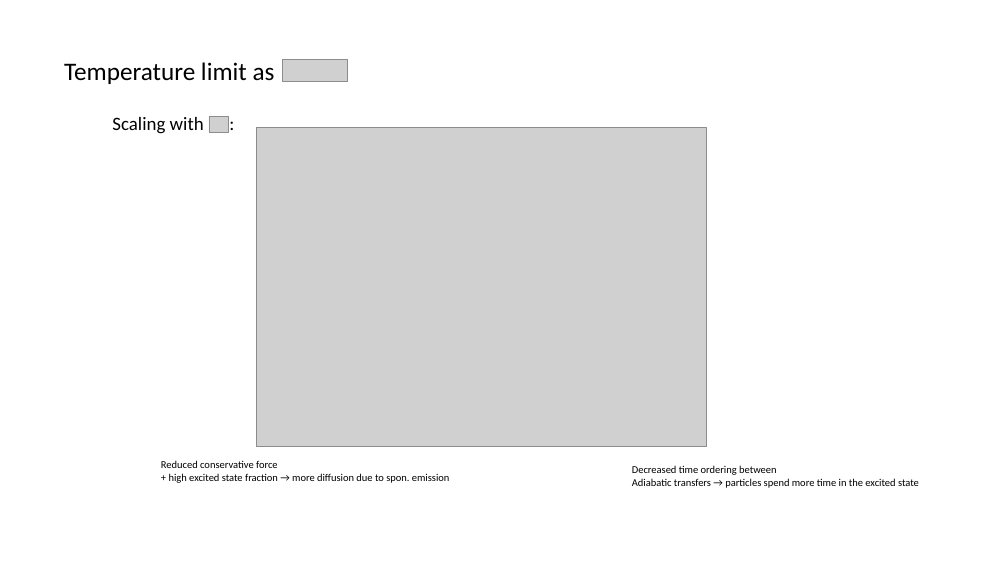
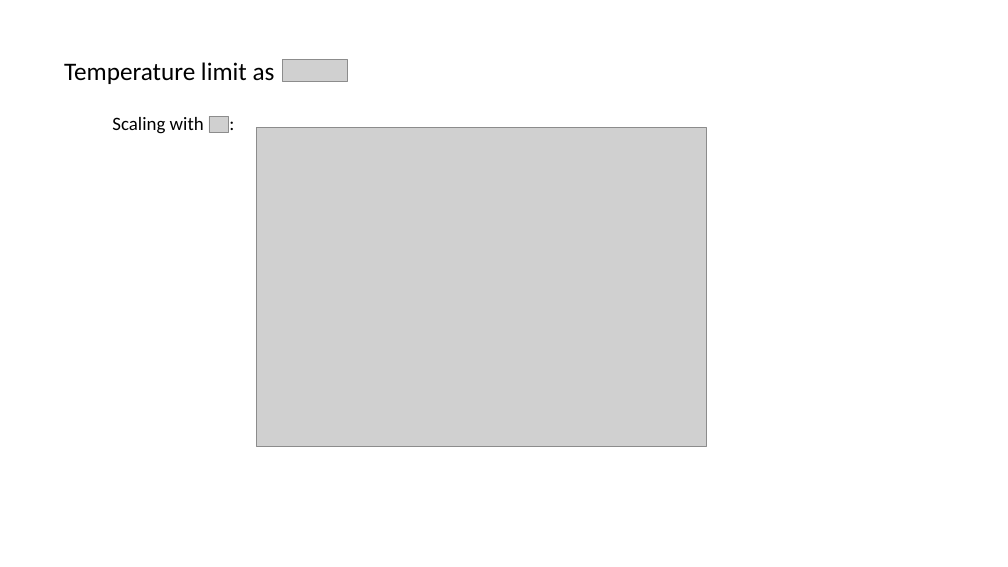
Before and after one commit to huanium/huanium, a slide deck: slide 24 of MIT PhD/ZGS/ZGS -Aug-26-2022/BUI-ZGS-Aug-26-2022.pptx (slide 12 before the commit). Drawn at 1008x567 pixels with LibreOffice and Linux fonts; fonts in the diff are those of the drawing; grey boxes stand for pictures. Boxes give left, top, right and bottom in pixels: in the first picture for what was removed or moved away, otherwise in the second. Text is boxed around its words. In the diff, an @@ line names an element or a change of style, - is before the commit and + after.

```diff
--- a/MIT PhD/ZGS/ZGS -Aug-26-2022/BUI-ZGS-Aug-26-2022.pptx
+++ b/MIT PhD/ZGS/ZGS -Aug-26-2022/BUI-ZGS-Aug-26-2022.pptx
@@ text removed at [161,460,450,483] @@
-Reduced conservative force
-+ high excited state fraction → more diffusion due to spon. emission
@@ text removed at [632,465,919,488] @@
-Decreased time ordering between
-Adiabatic transfers → particles spend more time in the excited state
```
Also in this commit, not shown: 11 other slides changed, 17 slides added, 1 slide removed, 11 other files.
